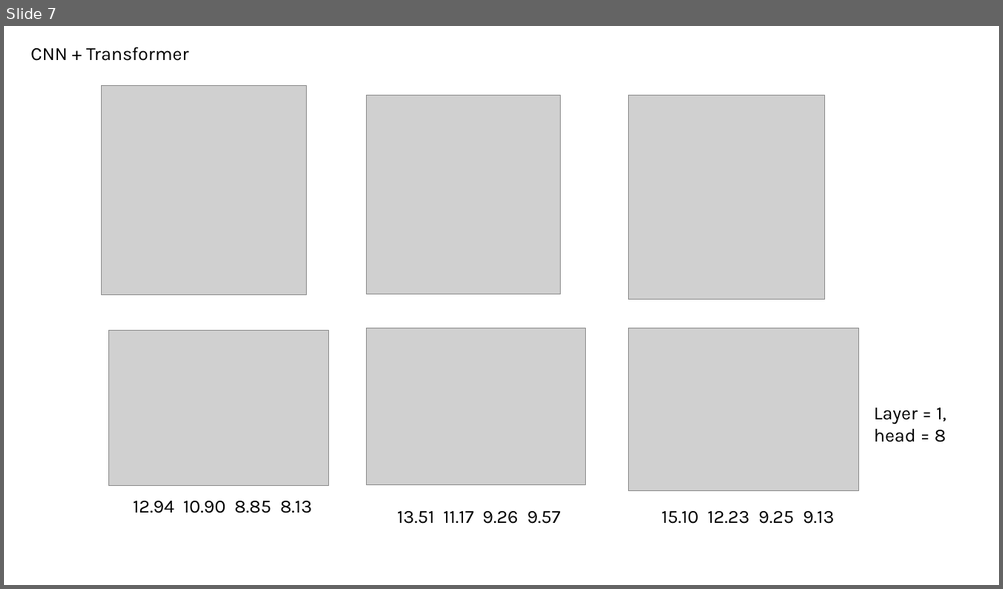
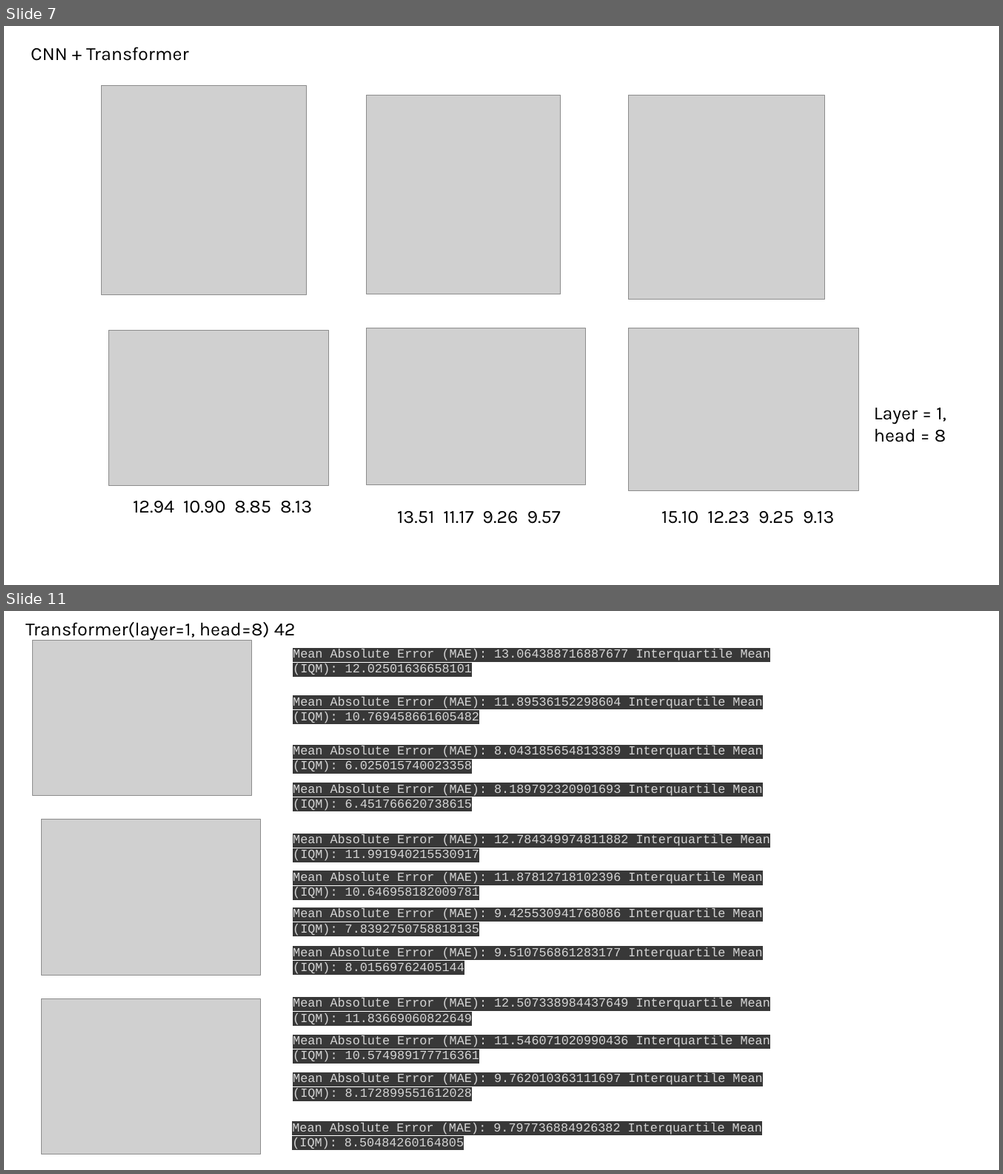
Before and after one commit to brianshih95/Intraoperative-Hypotension-Prediction, a slide deck: result.pptx. Shown one above the other, each under a label of ours: slide 7 before the commit, slides 7 and 11 after it; the slides between them are not shown. The pictures are 1003x589 and 1003x1174 pixels, drawn with LibreOffice and Linux fonts; fonts in the diff are those of the drawing; grey boxes stand for pictures. Boxes give left, top, right and bottom in pixels: in the first picture for what was removed or moved away, otherwise in the second. Text is boxed around its words. In the diff, an @@ line names an element or a change of style, - is before the commit and + after.

```diff
--- a/result.pptx
+++ b/result.pptx
@@ slide 11 added at [4,611,999,1170], background #FFFFFF @@
@@ text added at [25,622,296,641], 18 pt, text #000000 @@
+Transformer(layer=1, head=8) 42
@@ picture added at [32,640,252,796] @@
@@ text added at [293,649,770,675], 12 pt, text #D5D5D5 @@
+Mean Absolute Error (MAE): 13.064388716887677 Interquartile Mean (IQM): 12.02501636658101
@@ text added at [293,697,762,723], 12 pt, text #D5D5D5 @@
+Mean Absolute Error (MAE): 11.89536152298604 Interquartile Mean (IQM): 10.769458661605482
@@ text added at [293,746,762,772], 12 pt, text #D5D5D5 @@
+Mean Absolute Error (MAE): 8.043185654813389 Interquartile Mean (IQM): 6.025015740023358
@@ text added at [293,784,762,811], 12 pt, text #D5D5D5 @@
+Mean Absolute Error (MAE): 8.189792320901693 Interquartile Mean (IQM): 6.451766620738615
@@ picture added at [41,820,261,976] @@
@@ text added at [293,834,770,861], 12 pt, text #D5D5D5 @@
+Mean Absolute Error (MAE): 12.784349974811882 Interquartile Mean (IQM): 11.991940215530917
@@ text added at [293,872,762,899], 12 pt, text #D5D5D5 @@
+Mean Absolute Error (MAE): 11.87812718102396 Interquartile Mean (IQM): 10.646958182009781
@@ text added at [293,908,762,936], 12 pt, text #D5D5D5 @@
+Mean Absolute Error (MAE): 9.425530941768086 Interquartile Mean (IQM): 7.8392750758818135
@@ text added at [293,948,762,974], 12 pt, text #D5D5D5 @@
+Mean Absolute Error (MAE): 9.510756861283177 Interquartile Mean (IQM): 8.01569762405144
@@ picture added at [41,999,261,1155] @@
@@ text added at [293,998,770,1025], 12 pt, text #D5D5D5 @@
+Mean Absolute Error (MAE): 12.507338984437649 Interquartile Mean (IQM): 11.83669060822649
@@ text added at [293,1036,770,1062], 12 pt, text #D5D5D5 @@
+Mean Absolute Error (MAE): 11.546071020990436 Interquartile Mean (IQM): 10.574989177716361
@@ text added at [293,1073,762,1100], 12 pt, text #D5D5D5 @@
+Mean Absolute Error (MAE): 9.762010363111697 Interquartile Mean (IQM): 8.172899551612028
@@ text added at [292,1123,762,1150], 12 pt, text #D5D5D5 @@
+Mean Absolute Error (MAE): 9.797736884926382 Interquartile Mean (IQM): 8.50484260164805
```
Also in this commit, not shown: 10 other slides added, 3 other files.
